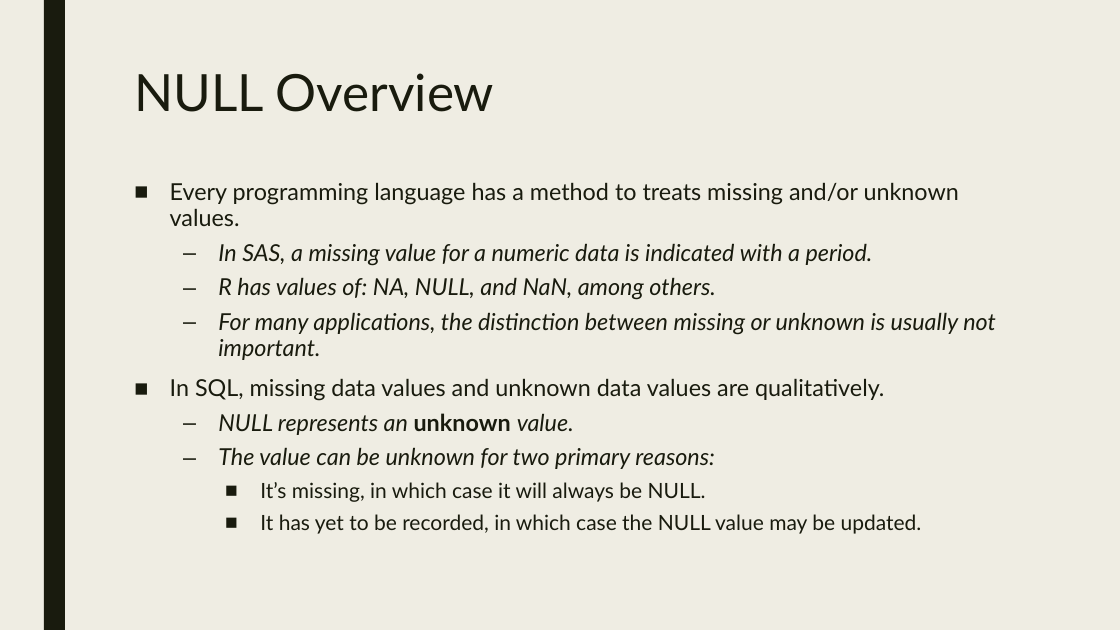
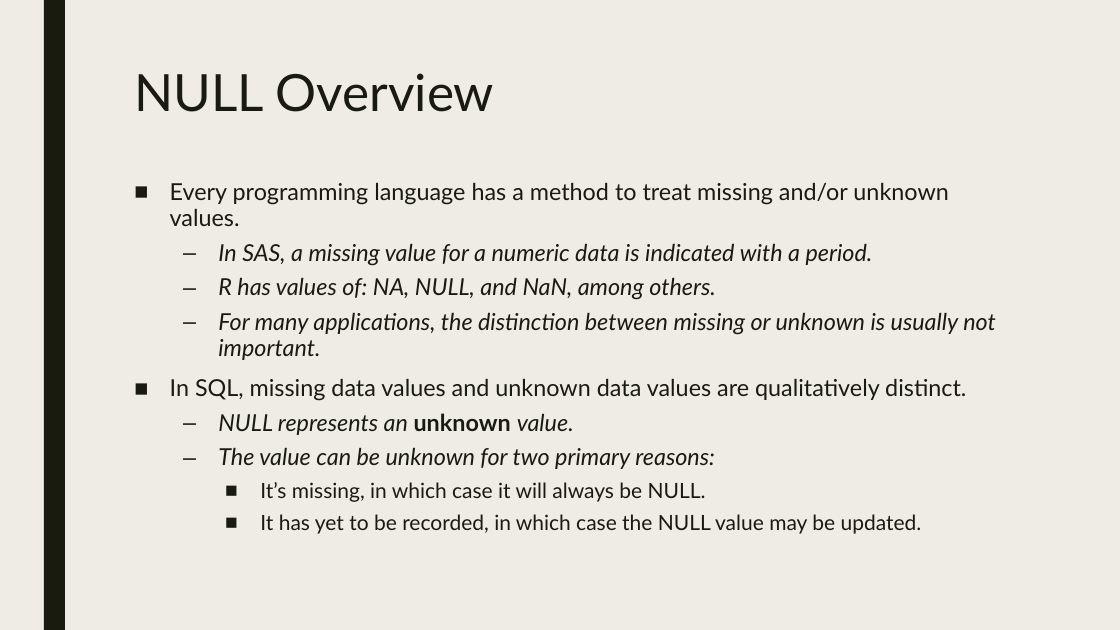
Before and after one commit to MRRisley/sql-uc-fall2020, a slide deck: slide 2 of week-6/sql-null.pptx. Drawn at 1120x630 pixels with LibreOffice and Linux fonts; fonts in the diff are those of the drawing. Boxes give left, top, right and bottom in pixels: in the first picture for what was removed or moved away, otherwise in the second. Text is boxed around its words. In the diff, an @@ line names an element or a change of style, - is before the commit and + after.

```diff
--- a/week-6/sql-null.pptx
+++ b/week-6/sql-null.pptx
@@ text at <box>170,182,948,226</box>: text changed @@
-■ Every programming language has a method to treats missing and/or unknown values.
+■ Every programming language has a method to treat missing and/or unknown values.
@@ text at <box>170,378,966,401</box>: text changed @@
-■ In SQL, missing data values and unknown data values are qualitatively.
+■ In SQL, missing data values and unknown data values are qualitatively distinct.
```
Also in this commit, not shown: 1 other slide changed, 1 other file.
